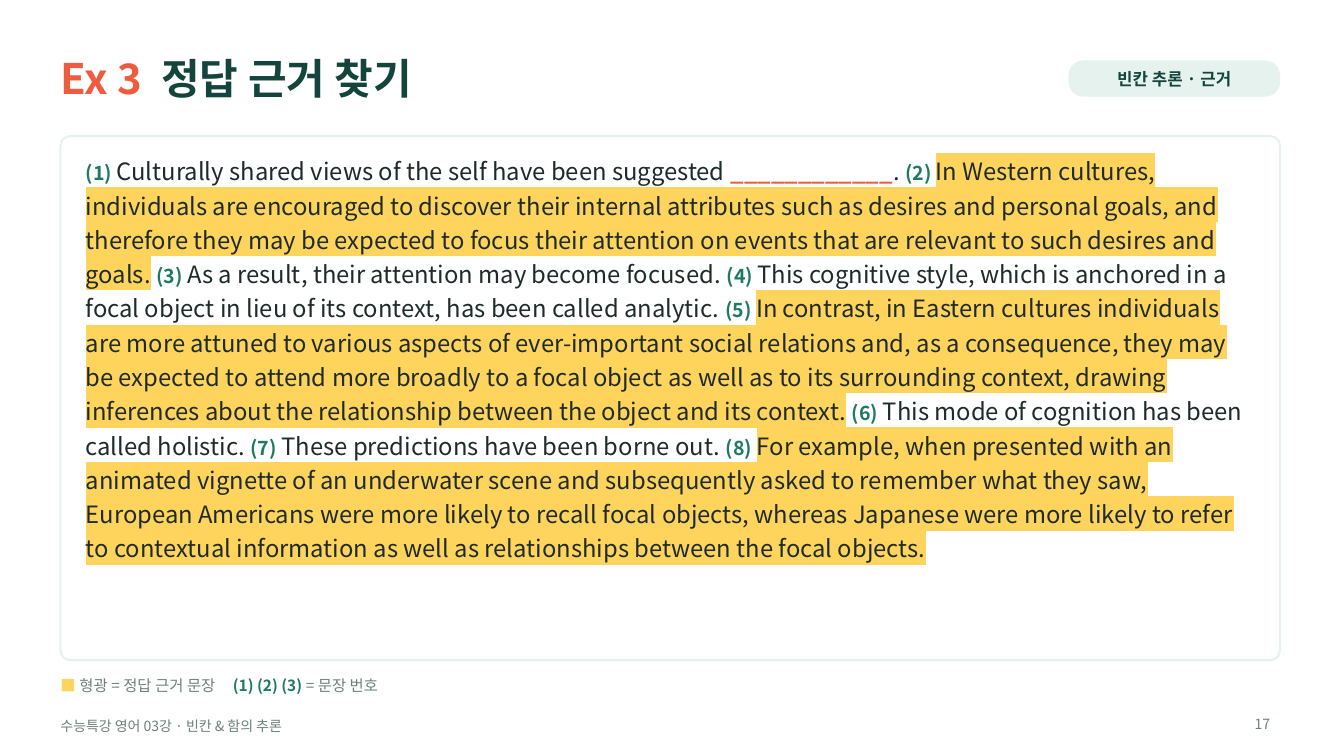
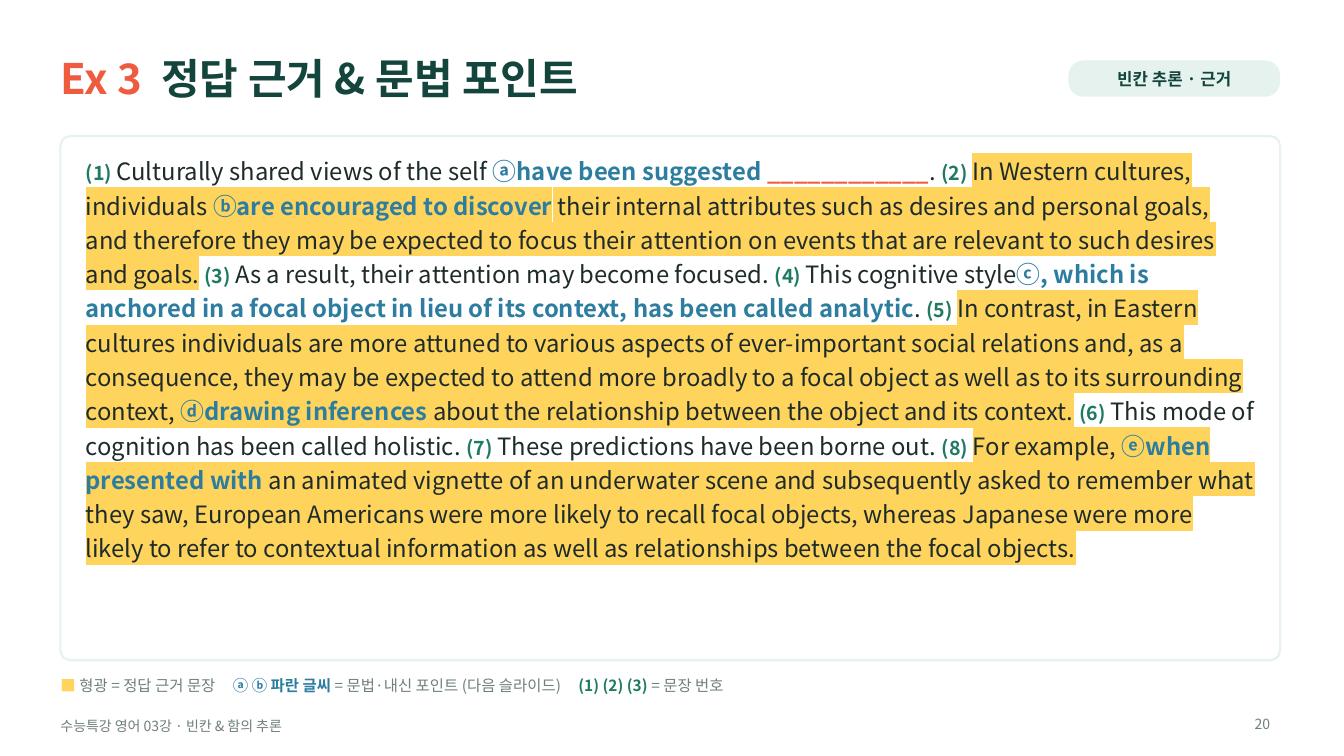
Before and after one commit to HUFSDavid/HUFSDavid, a slide deck: slide 20 of 수능특강_영어_03강_수업PPT.pptx (slide 17 before the commit). Drawn at 1344x756 pixels with LibreOffice and Linux fonts; fonts in the diff are those of the drawing. Boxes give left, top, right and bottom in pixels: in the first picture for what was removed or moved away, otherwise in the second. Text is boxed around its words. In the diff, an @@ line names an element or a change of style, - is before the commit and + after.

```diff
--- a/수능특강_영어_03강_수업PPT.pptx
+++ b/수능특강_영어_03강_수업PPT.pptx
@@ title at box(60, 58, 578, 98): text changed @@
-Ex 3 정답 근거 찾기
+Ex 3 정답 근거 & 문법 포인트
@@ text at box(86, 159, 1254, 563): text changed @@
-(1) Culturally shared views of the self have been suggested ____________. (2) In Western cultures, individuals are encouraged to discover their internal attributes such as desires and personal goals, and therefore they may be expected to focus their attention on events that are relevant to such desires and goals. (3) As a result, their attention may become focused. (4) This cognitive style, which is anchored in a focal object in lieu of its context, has been called analytic. (5) In contrast, in Eastern cultures individuals are more attuned to various aspects of ever-important social relations and, as a consequence, they may be expected to attend more broadly to a focal object as well as to its surrounding context, drawing inferences about the relationship between the object and its context. (6) This mode of cognition has been called holistic. (7) These predictions have been borne out. (8) For example, when presented with an animated vignette of an underwater scene and subsequently asked to remember what they saw, European Americans were more likely to recall focal objects, whereas Japanese were more likely to refer to contextual information as well as relationships between the focal objects.
+(1) Culturally shared views of the self ⓐhave been suggested ____________. (2) In Western cultures, individuals ⓑare encouraged to discover their internal attributes such as desires and personal goals, and therefore they may be expected to focus their attention on events that are relevant to such desires and goals. (3) As a result, their attention may become focused. (4) This cognitive styleⓒ, which is anchored in a focal object in lieu of its context, has been called analytic. (5) In contrast, in Eastern cultures individuals are more attuned to various aspects of ever-important social relations and, as a consequence, they may be expected to attend more broadly to a focal object as well as to its surrounding context, ⓓdrawing inferences about the relationship between the object and its context. (6) This mode of cognition has been called holistic. (7) These predictions have been borne out. (8) For example, ⓔwhen presented with an animated vignette of an underwater scene and subsequently asked to remember what they saw, European Americans were more likely to recall focal objects, whereas Japanese were more likely to refer to contextual information as well as relationships between the focal objects.
@@ text at box(79, 678, 723, 694): text changed @@
-■ 형광 = 정답 근거 문장 (1) (2) (3) = 문장 번호
+■ 형광 = 정답 근거 문장 ⓐ ⓑ 파란 글씨 = 문법·내신 포인트 (다음 슬라이드) (1) (2) (3) = 문장 번호
@@ page number at box(1255, 718, 1271, 729): text changed @@
-17
+20
```
Also in this commit, not shown: 12 other slides changed, 13 slides added, 1 slide removed.
